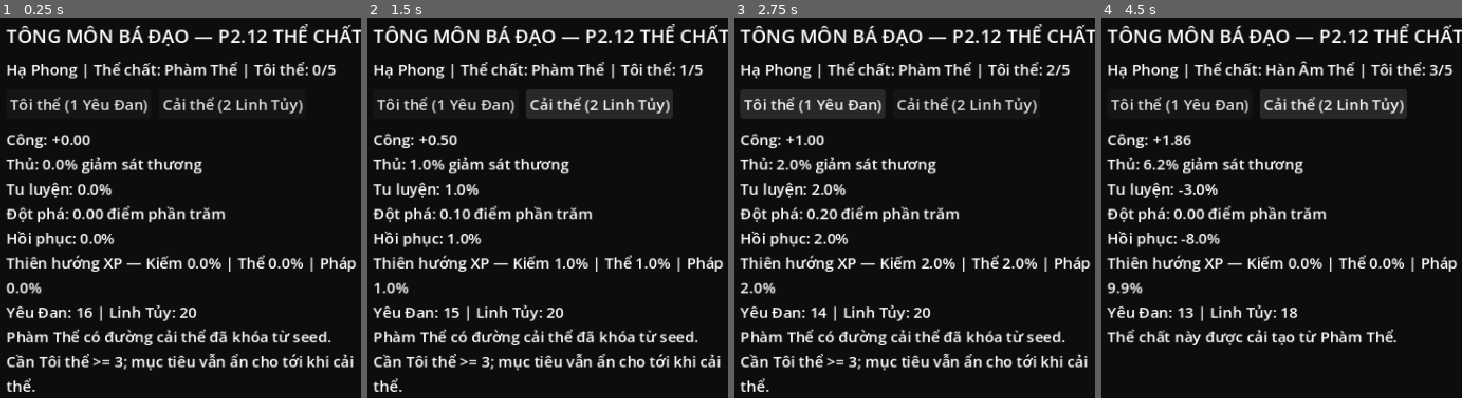
Above: before the commit, frames 1-4 (left to right).
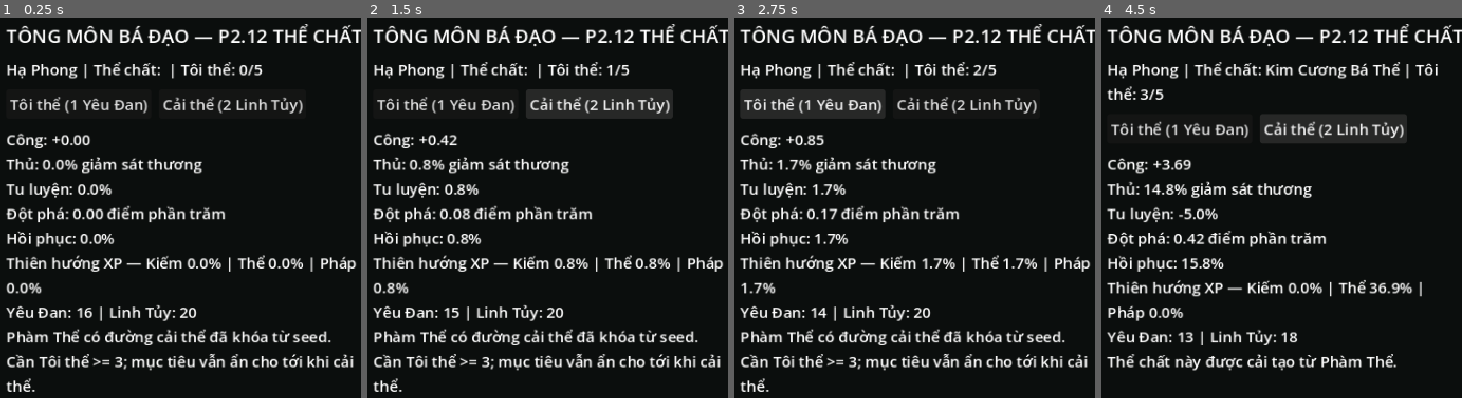
Above: after the commit, the same moments.

Repository: vuanhtuan161094-byte/TongMonBaDao
Game: Godot game, scene res://scenes/p2/p2_12_physique.tscn
Same seed, same stepped clock (60 frames per second), same inputs: the game is played once before the commit and once after it. This scene is started directly instead of the project's main scene.
Inputs:
- Up to frame 1 (0.25 s): no input
- Up to frame 2 (1.5 s): click "Tôi thể (1 Yêu Đan)" at 0.5 s; click "Cải thể (2 Linh Tủy)" at 1.25 s
- Up to frame 3 (2.75 s): click "Tôi thể (1 Yêu Đan)" at 2 s
- Up to frame 4 (4.5 s): click "Cải thể (2 Linh Tủy)" at 2.75 s; click "Tôi thể (1 Yêu Đan)" at 3.5 s; click "Cải thể (2 Linh Tủy)" at 4.25 s

The runs differ from the first frame. In frame 1, 1.0% of the frame differs, in the area x 45-94%, y 11-17%; in frame 2, 1.6%; in frame 3, 1.8%; in frame 4, 20%, in the area x 1-99%, y 11-93%.

Commit message:
Add physique grades and recruitment probabilities

Diff:
--- a/godot/src/simulation/physique/physique_system.gd
+++ b/godot/src/simulation/physique/physique_system.gd
@@ -26,7 +26,7 @@
 ]
 
 const PHYSIQUE_NAMES := {
-    "ordinary_body": "Phàm Thể",
+    "ordinary_body": "",
     "sword_bone": "Kiếm Cốt",
     "diamond_overlord_body": "Kim Cương Bá Thể",
     "cold_yin_body": "Hàn Âm Thể",
@@ -34,6 +34,55 @@
     "pure_dao_body": "Vô Cấu Đạo Thể"
 }
 
+# P2.12 physique grade is independent from physique type.
+# A named physique answers "what kind of body is this?" while the grade answers
+# "how strong is this body's innate foundation?".
+const GRADE_MORTAL := &"mortal_body"
+const GRADE_SPIRIT := &"spirit_body"
+const GRADE_MYSTIC := &"mystic_body"
+const GRADE_SAINT := &"saint_body"
+const GRADE_DIVINE := &"divine_body"
+const VALID_GRADES := [GRADE_MORTAL, GRADE_SPIRIT, GRADE_MYSTIC, GRADE_SAINT, GRADE_DIVINE]
+const GRADE_NAMES := {
+    "mortal_body": "Phàm Thể",
+    "spirit_body": "Linh Thể",
+    "mystic_body": "Huyền Thể",
+    "saint_body": "Thánh Thể",
+    "divine_body": "Thần Thể"
+}
+const GRADE_STAT_SCALE := {
+    "mortal_body": 0.85,
+    "spirit_body": 1.00,
+    "mystic_body": 1.20,
+    "saint_body": 1.45,
+    "divine_body": 1.80
+}
+# Explicit source distributions. These are conditional only on the grade roll;
+# physique type still has its separate special-physique chance below.
+const GRADE_RATES := {
+    "ordinary": {
+        "mortal_body": 0.58,
+        "spirit_body": 0.27,
+        "mystic_body": 0.11,
+        "saint_body": 0.035,
+        "divine_body": 0.005
+    },
+    "gacha": {
+        "mortal_body": 0.40,
+        "spirit_body": 0.32,
+        "mystic_body": 0.19,
+        "saint_body": 0.07,
+        "divine_body": 0.02
+    },
+    "fate": {
+        "mortal_body": 0.28,
+        "spirit_body": 0.31,
+        "mystic_body": 0.24,
+        "saint_body": 0.13,
+        "divine_body": 0.04
+    }
+}
+
 const PROFILE_SEED_OFFSET := 413557
 const MAX_TEMPER_LEVEL := 5
 const TEMPER_MATERIAL_ID := "yeu_dan"
@@ -81,6 +130,23 @@
 
 func physique_name(id: StringName) -> String:
     return str(PHYSIQUE_NAMES.get(str(id), str(id)))
+
+func physique_grade(state: SimulationState, character_id: StringName) -> StringName:
+    return StringName(profile_for(state, character_id).get("physique_grade", "mortal_body"))
+
+func grade_name(grade_id: StringName) -> String:
+    return str(GRADE_NAMES.get(str(grade_id), str(grade_id)))
+
+func display_physique(state: SimulationState, character_id: StringName) -> String:
+    var id := physique_id(state, character_id)
+    var grade := physique_grade(state, character_id)
+    if id == PHYSIQUE_ORDINARY:
+        return grade_name(grade)
+    return "%s · %s" % [physique_name(id), grade_name(grade)]
+
+func grade_rates_for_source(source: StringName) -> Dictionary:
+    var rates: Dictionary = GRADE_RATES.get(str(source), GRADE_RATES["ordinary"])
+    return rates.duplicate(true)
 
 func temper_level(state: SimulationState, character_id: StringName) -> int:
     return clampi(int(profile_for(state, character_id).get("temper_level", 0)), 0, MAX_TEMPER_LEVEL)
@@ -107,7 +173,8 @@
         "ok":true,
         "reason":"tempered",
         "temper_level":int(profile["temper_level"]),
-        "physique_id":str(profile.get("physique_id", "ordinary_body"))
+        "physique_id":str(profile.get("physique_id", "ordinary_body")),
+        "physique_grade":str(profile.get("physique_grade", "mortal_body"))
     }
 
 func can_transform(state: SimulationState, disciple_id: StringName) -> bool:
@@ -154,6 +221,7 @@
         "reason":"transformed",
         "physique_id":str(target),
         "physique_name":physique_name(target),
+        "physique_grade":str(profile.get("physique_grade", "mortal_body")),
         "temper_level":int(profile.get("temper_level", 0))
     }
 
@@ -175,6 +243,7 @@
         return neutral
 
     var id := StringName(profile.get("physique_id", "ordinary_body"))
+    var grade := StringName(profile.get("physique_grade", "mortal_body"))
     var level := clampi(int(profile.get("temper_level", 0)), 0, MAX_TEMPER_LEVEL)
     var scale := 1.0 + float(level) * 0.08
     var has_water := disciple.spiritual_root_elements.has("water")
@@ -243,6 +312,7 @@
             neutral["spell_xp_multiplier"] = 1.0 + 0.18 * scale
         _:
             pass
+    _apply_grade_scale(neutral, grade)
     return neutral
 
 func combat_power_bonus(state: SimulationState, disciple: DiscipleState) -> float:
@@ -291,6 +361,9 @@
         var id := StringName(profile.get("physique_id", "ordinary_body"))
         if not VALID_PHYSIQUES.has(id):
             errors.append("Physique profile %s has invalid physique id %s." % [owner_id, id])
+        var grade := StringName(profile.get("physique_grade", "mortal_body"))
+        if not VALID_GRADES.has(grade):
+            errors.append("Physique profile %s has invalid physique grade %s." % [owner_id, grade])
         var initial_id := StringName(profile.get("initial_physique_id", "ordinary_body"))
         if not VALID_PHYSIQUES.has(initial_id):
             errors.append("Physique profile %s has invalid initial physique id." % owner_id)
@@ -309,6 +382,9 @@
 func _ensure_profile(state: SimulationState, character_id: String, latent_seed: int, source: StringName) -> Dictionary:
     var existing = state.sect.physique_profiles.get(character_id, {})
     if existing is Dictionary and bool(existing.get("initialized", false)):
+        if not existing.has("physique_grade"):
+            existing["physique_grade"] = str(GRADE_MORTAL)
+            state.sect.physique_profiles[character_id] = existing
         return existing
 
     var seed_value := latent_seed if latent_seed > 0 else _stable_hash(character_id)
@@ -323,6 +399,7 @@
     if rng.randf_range(0.0, 1.0) < special_chance:
         id = _roll_innate_physique(rng, source)
 
+    var grade := _roll_grade(rng, source)
     var latent := ""
     if id == PHYSIQUE_ORDINARY:
         latent = str(_roll_latent_transformation(rng, source))
@@ -330,6 +407,7 @@
     var profile := {
         "initialized":true,
         "physique_id":str(id),
+        "physique_grade":str(grade),
         "initial_physique_id":str(id),
         "temper_level":0,
         "transformed":false,
@@ -338,6 +416,16 @@
     state.sect.physique_profiles[character_id] = profile
     state.sect.physique_event_count += 1
     return profile
+
+func _roll_grade(rng: GameRng, source: StringName) -> StringName:
+    var rates := grade_rates_for_source(source)
+    var roll := rng.randf_range(0.0, 1.0)
+    var cumulative := 0.0
+    for grade_id in VALID_GRADES:
+        cumulative += float(rates.get(str(grade_id), 0.0))
+        if roll <= cumulative + 0.000001:
+            return grade_id
+    return GRADE_MORTAL
 
 func _roll_innate_physique(rng: GameRng, source: StringName) -> StringName:
     var roll := rng.randf_range(0.0, 100.0)
@@ -376,6 +464,29 @@
         _:
             return PHYSIQUE_FIRE_SPIRIT
 
+func _apply_grade_scale(stats: Dictionary, grade: StringName) -> void:
+    var scale := float(GRADE_STAT_SCALE.get(str(grade), 0.85))
+    stats["attack_bonus"] = float(stats.get("attack_bonus", 0.0)) * scale
+
+    var incoming := float(stats.get("incoming_damage_multiplier", 1.0))
+    if incoming < 1.0:
+        stats["incoming_damage_multiplier"] = clampf(1.0 - (1.0 - incoming) * scale, 0.55, 1.0)
+
+    var cultivation := float(stats.get("cultivation_multiplier", 1.0))
+    if cultivation > 1.0:
+        stats["cultivation_multiplier"] = 1.0 + (cultivation - 1.0) * scale
+
+    stats["breakthrough_bonus"] = maxf(float(stats.get("breakthrough_bonus", 0.0)), 0.0) * scale
+
+    var recovery := float(stats.get("recovery_multiplier", 1.0))
+    if recovery > 1.0:
+        stats["recovery_multiplier"] = 1.0 + (recovery - 1.0) * scale
+
+    for key in ["sword_xp_multiplier", "body_xp_multiplier", "spell_xp_multiplier"]:
+        var multiplier := float(stats.get(key, 1.0))
+        if multiplier > 1.0:
+            stats[key] = 1.0 + (multiplier - 1.0) * scale
+
 func _consume_material(state: SimulationState, material_id: String, quantity: int) -> void:
     var next_amount := int(state.sect.technique_materials.get(material_id, 0)) - quantity
     if next_amount <= 0:
